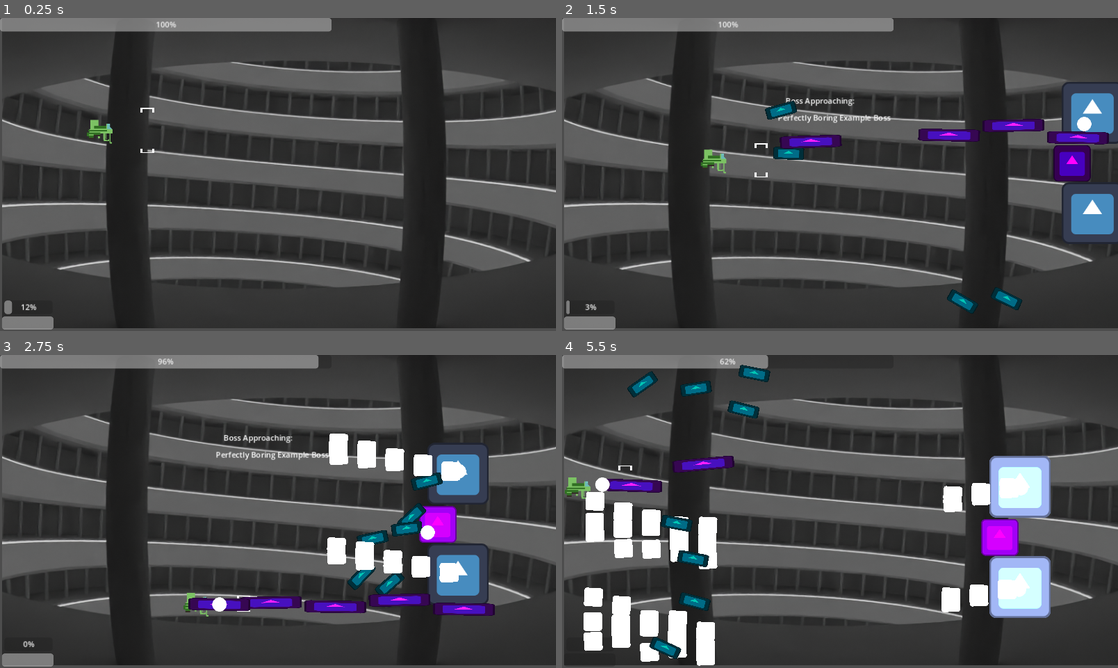
Above: before the commit, frames 1-4 (two rows, left to right).
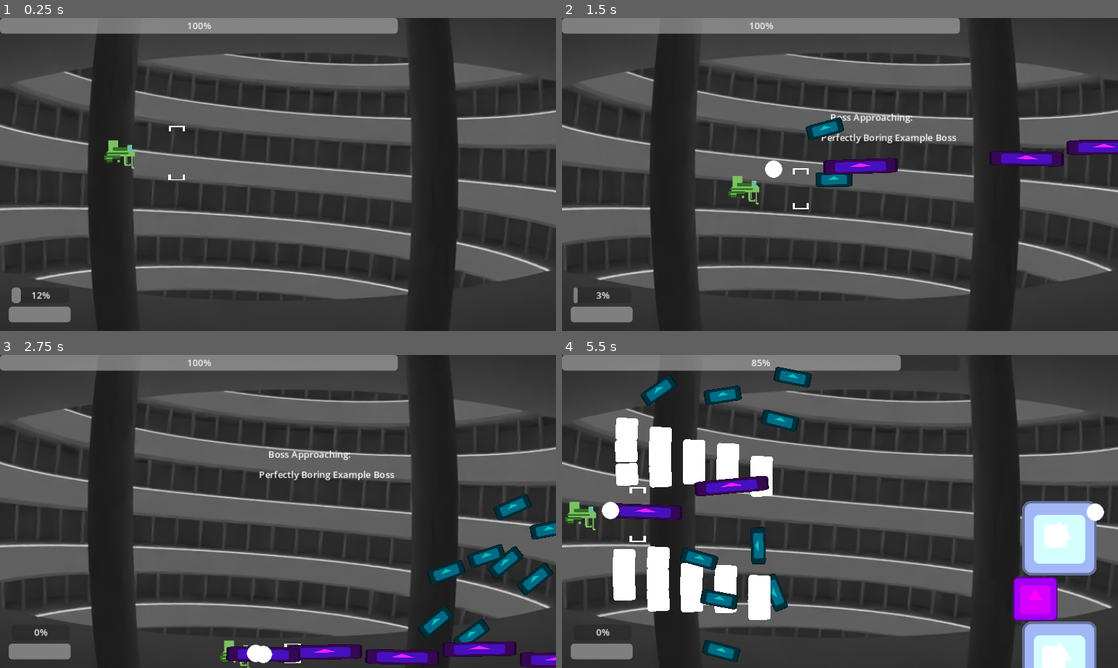
Above: after the commit, the same moments.

Repository: klianc09/bossrushcollab
Game: Godot game, scene res://test.tscn
The game is run twice, just before and just after one commit, with the same random seed, the same clock (stepped at 60 frames per second) and the same inputs. The engine's default icon, where the game draws it, is replaced by a stand-in: a white triangle on a blue panel in a dark square.
Inputs (mouse positions are in pixels of both pictures, inside the frame that each line leads up to):
- Up to frame 1 (0.25 s): no input
- Up to frame 2 (1.5 s): move the mouse to (962, 158) at 0.52 s; press the mouse at (962, 158) at 0.53 s; hold Right (ui_right) 0.53-1.28 s; move the mouse to (728, 190) at 1.27 s; release the mouse at (728, 190) at 1.28 s; hold Down (ui_down) from 1.28 s (still down); click (728, 190) at 1.35 s
- Up to frame 3 (2.75 s): move the mouse to (333, 442) at 2.02 s; release Down (ui_down) at 2.03 s; press the mouse at (333, 442) at 2.03 s; hold Right (ui_right) from 2.03 s (still down)
- Up to frame 4 (5.5 s): move the mouse to (812, 574) at 2.77 s; release Right (ui_right) at 2.78 s; release the mouse at (812, 574) at 2.78 s; hold Up (ui_up) 2.78-3.53 s; click (812, 574) at 2.85 s; move the mouse to (1006, 558) at 3.52 s; press the mouse at (1006, 558) at 3.53 s; hold Left (ui_left) 3.53-5.03 s; move the mouse to (673, 464) at 4.27 s; release the mouse at (673, 464) at 4.28 s; click (673, 464) at 4.35 s; move the mouse to (867, 511) at 5.02 s; press the mouse at (867, 511) at 5.03 s; hold Down (ui_down) from 5.03 s (still down)

The runs differ from the first frame. In frame 1, 21% of the frame differs, in the area x 0-100%, y 0-100%; in frame 2, 30%; in frame 3, 33%; in frame 4, 42%.

Commit message:
Change viewport size to 960x540
also add utility property "viewportSize" to Singleton

Diff:
--- a/base/singleton.gd
+++ b/base/singleton.gd
@@ -3,12 +3,16 @@
 var mainNode : Node
 var particlePool = {}
 
+var viewportSize : Vector2
 var bossNode : Enemy
 
 signal boss_hp_changed(newHealth: int)
 signal boss_defeated()
 signal boss_spawned(bossNode: Enemy)
 signal great_success()
+
+func _enter_tree() -> void:
+	viewportSize = get_viewport().get_visible_rect().size
 
 func resetPools() -> void:
 	particlePool = {}
--- a/boss/example/enemy_cloud.gd
+++ b/boss/example/enemy_cloud.gd
@@ -2,13 +2,15 @@
 
 func _on_timer_timeout() -> void:
 	var enemy = load("res://boss/example/cloud_enemy.tscn").instantiate()
-	enemy.position = Vector2(randf_range(900, 1100), randf_range(0, 600))
+	var screenWidth = Singleton.viewportSize.x
+	enemy.position = Vector2(randf_range(screenWidth - 200, screenWidth), randf_range(0, Singleton.viewportSize.y))
 	Singleton.mainNode.add_child(enemy)
 
 
 func _on_timer_2_timeout() -> void:
 	var enemy = load("res://boss/example/cloud_enemy.tscn").instantiate()
-	enemy.position = Vector2(randf_range(900, 1100), randf_range(0, 600))
+	var screenWidth = Singleton.viewportSize.x
+	enemy.position = Vector2(randf_range(screenWidth - 200, screenWidth), randf_range(0, Singleton.viewportSize.y))
 	enemy.maxhp = 8
 	enemy.scale = Vector2(4, 4)
 	Singleton.mainNode.add_child(enemy)
--- a/boss/example/example_boss_1.gd
+++ b/boss/example/example_boss_1.gd
@@ -1,6 +1,8 @@
 extends Enemy
 
 var movement = 100
+var horizontalPosition = Singleton.viewportSize.x - 100
+var verticalEdgeToBorder = 100
 
 enum Phase {
 	INTRO, PHASE1, TRANSITION, PHASE2, OUTRO
@@ -12,11 +14,8 @@
 	super() # very important to call the base function (from the enemy script)
 	invincible = true
 	$CritArea.invincible = true
-	# hardcoded position values not so nice, should use viewport size,
-	#  because viewport size might still change eventually
-	#  but it will do for now
-	position.x = 1200
-	position.y = 300
+	position.x = Singleton.viewportSize.x + 500
+	position.y = Singleton.viewportSize.y / 2
 
 func onHealthFullyLost() -> void:
 	if phase == Phase.PHASE1:
@@ -45,7 +44,7 @@
 
 	if phase == Phase.INTRO:
 		position.x -= delta * 200
-		if position.x < 950:
+		if position.x < horizontalPosition:
 			phase = Phase.PHASE1
 			invincible = false
 			$CritArea.invincible = false
@@ -53,11 +52,11 @@
 			$Turret2.active = true
 	elif phase == Phase.PHASE1 or phase == Phase.PHASE2:
 		position.y += delta * movement
-		if position.y < 100:
-			position.y = 100
+		if position.y < verticalEdgeToBorder:
+			position.y = verticalEdgeToBorder
 			movement *= -1
-		elif position.y > 500:
-			position.y = 500
+		elif position.y > Singleton.viewportSize.y - verticalEdgeToBorder:
+			position.y = Singleton.viewportSize.y - verticalEdgeToBorder
 			movement *= -1
 
 func _on_transition_timer_timeout() -> void:
--- a/player/player.gd
+++ b/player/player.gd
@@ -98,9 +98,7 @@
 
 	position += input_vector * delta * currentMoveSpeed
 	#clamp to screen
-	#magic numbers ahead!
-	position.x = clamp(position.x,0,1160)
-	position.y = clamp(position.y,0,640)
+	position = position.clamp(Vector2.ZERO, Singleton.viewportSize)
 
 
 func spawnBullet(position: Vector2, velocity: Vector2):
--- a/project.godot
+++ b/project.godot
@@ -21,6 +21,8 @@
 
 [display]
 
+window/size/viewport_width=960
+window/size/viewport_height=540
 window/stretch/mode="canvas_items"
 
 [editor]
--- a/test.tscn
+++ b/test.tscn
@@ -12,8 +12,8 @@
 bosses = Array[PackedScene]([ExtResource("6_mstoc"), ExtResource("5_16l7w")])
 
 [node name="BgTowerThing" type="Sprite2D" parent="."]
-position = Vector2(581.587, 320.5)
-scale = Vector2(1.39178, 1.39177)
+position = Vector2(480, 270)
+scale = Vector2(1.26242, 1.26242)
 texture = ExtResource("4_122uy")
 
 [node name="player" parent="." instance=ExtResource("2_1jh4n")]
@@ -33,20 +33,20 @@
 
 [node name="PlayerHealthBar" type="ProgressBar" parent="hud"]
 layout_mode = 0
-offset_left = 4.0
-offset_top = 618.0
-offset_right = 111.0
-offset_bottom = 645.0
+offset_left = 15.0
+offset_top = 498.0
+offset_right = 122.0
+offset_bottom = 525.0
 max_value = 3.0
 value = 3.0
 show_percentage = false
 
 [node name="ChargeBar" type="ProgressBar" parent="hud"]
 layout_mode = 0
-offset_left = 9.0
-offset_top = 585.0
-offset_right = 109.0
-offset_bottom = 612.0
+offset_left = 20.0
+offset_top = 465.0
+offset_right = 120.0
+offset_bottom = 492.0
 
 [node name="ApproachingLabel" type="Label" parent="hud"]
 visible = false
